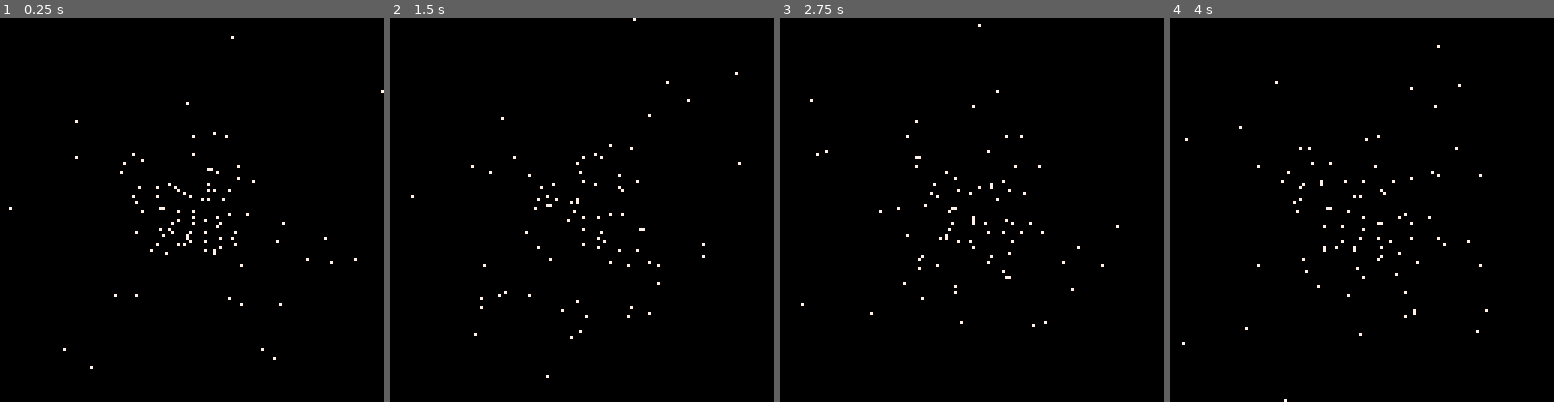
Above: before the commit, frames 1-4 (left to right).
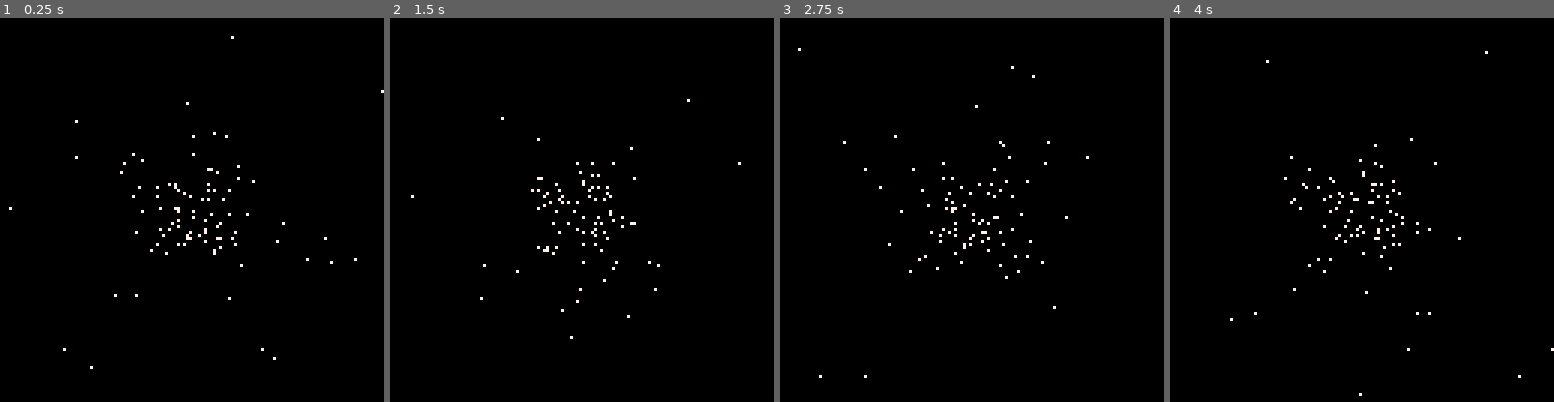
Above: after the commit, the same moments.

Repository: brxck/pico-starfinder
Game: PICO-8 cartridge starfield.p8
The game is run twice, just before and just after one commit, with the same random seed, the same clock (stepped at 60 frames per second) and the same inputs.
Inputs:
- Up to frame 1 (0.25 s): no input
- Up to frame 2 (1.5 s): no input
- Up to frame 3 (2.75 s): no input
- Up to frame 4 (4 s): no input

The runs differ from the first frame. In frame 1, 0.1% of the frame differs, in the area x 35-74%, y 42-75%; in frame 2, 0.7%; in frame 3, 0.9%; in frame 4, 1.0%, in the area x 3-100%, y 7-100%.

Commit message:
Clear screen properly between frames

Diff:
--- a/starfield.p8
+++ b/starfield.p8
@@ -5,43 +5,46 @@
 --brxck's first pico-8
 
 function _init()
-	global={
-		stars=create_stars(),
+	g={
+		stars=create_stars(100),
+		star_speed=-1,
+		plane_size=128
 	}
 end
 
 function _update60()
- for s in all(global.stars) do
+ for s in all(g.stars) do
 		if (s.z<=1) then
-			s.z=rnd(128)
+			s.z=g.plane_size
 		else
-			s.z-=1
+			s.z+=g.star_speed
 		end
  end
 end
 
 function _draw()
+	cls()
 	draw_stars()
 end
 
-function create_stars()
+function create_stars(count)
 	stars={}
-	for i=0,100 do
-		star={}
-		star.x=rnd(128)-64
-		star.y=rnd(128)-64
-		star.z=rnd(128)
+	for i=0,count do
+		star={
+			x=rnd(128)-64,
+			y=rnd(128)-64,
+			z=rnd(128)
+		}
 		add(stars,star)
 	end
 	return stars
 end
 
 function draw_stars()
-	rectfill(0,0,127,127,0)
-	for s in all(global.stars) do
+	for s in all(g.stars) do
 		z_ratio=20/s.z
+		x_screen=s.x*z_ratio+64
 		y_screen=s.y*z_ratio+64
-		x_screen=s.x*z_ratio+64
 		pset(x_screen,y_screen,7)
 	end
 end
